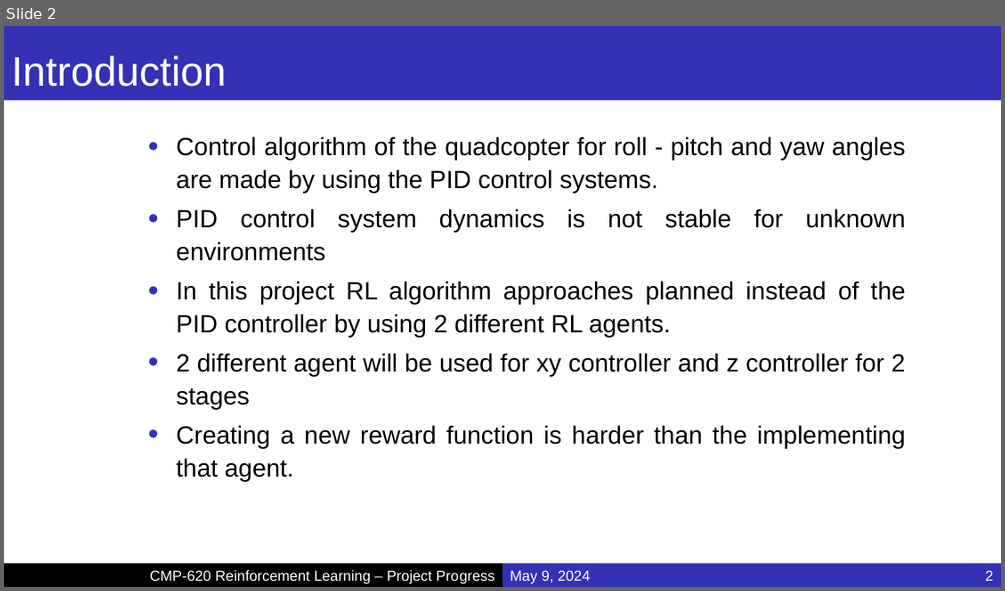
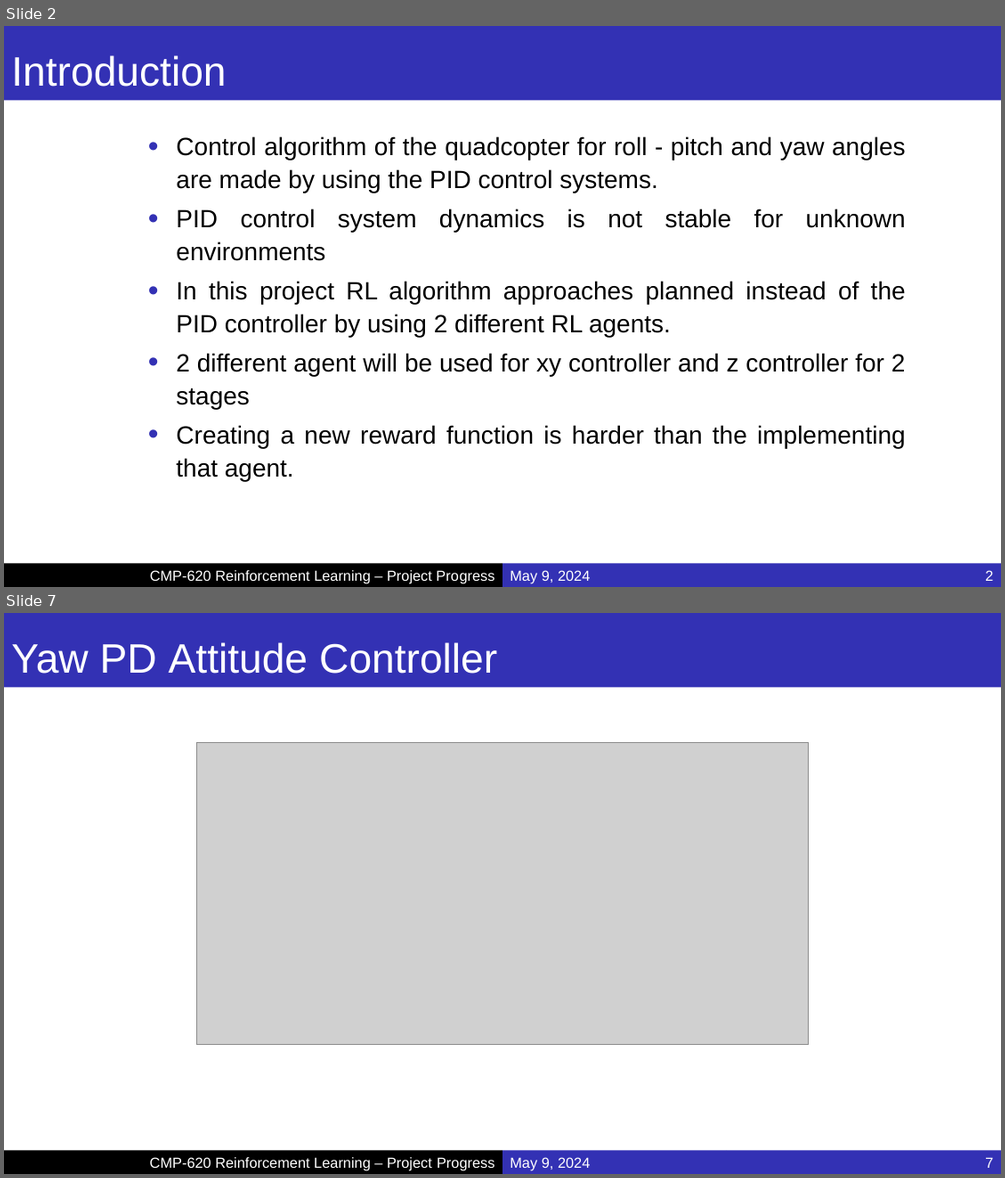
Before and after one commit to MucahidRidvanKaplan/ParrotQuadcopterRL, a slide deck: Progress.pptx. Shown one above the other, each under a label of ours: slide 2 before the commit, slides 2 and 7 after it; the slides between them are not shown. The pictures are 1005x591 and 1005x1178 pixels, drawn with LibreOffice and Linux fonts; fonts in the diff are those of the drawing; grey boxes stand for pictures; background and template pictures are left out. Boxes give left, top, right and bottom in pixels: in the first picture for what was removed or moved away, otherwise in the second. Text is boxed around its words. In the diff, an @@ line names an element or a change of style, - is before the commit and + after.

```diff
--- a/Progress.pptx
+++ b/Progress.pptx
@@ slide 7 added at (4,613,1001,1174), background #FFFFFF @@
@@ title added at (4,613,1001,687), fill #3331B4, 39.6 pt, text #FFFFFF @@
+Yaw PD Attitude Controller
@@ picture added at (196,742,809,1046) @@
@@ rectangle added at (4,1150,502,1174), fill #000000, 14 pt, text #FFFFFF @@
+CMP-620 Reinforcement Learning – Project Progress
@@ rectangle added at (502,1150,727,1174), fill #3331B4, 14 pt, text #FFFFFF @@
+May 9, 2024
@@ page number added at (727,1150,1001,1174), fill #3331B4, 14 pt, text #FFFFFF @@
+7
```
Also in this commit, not shown: 5 slides changed, 2 other slides added.
